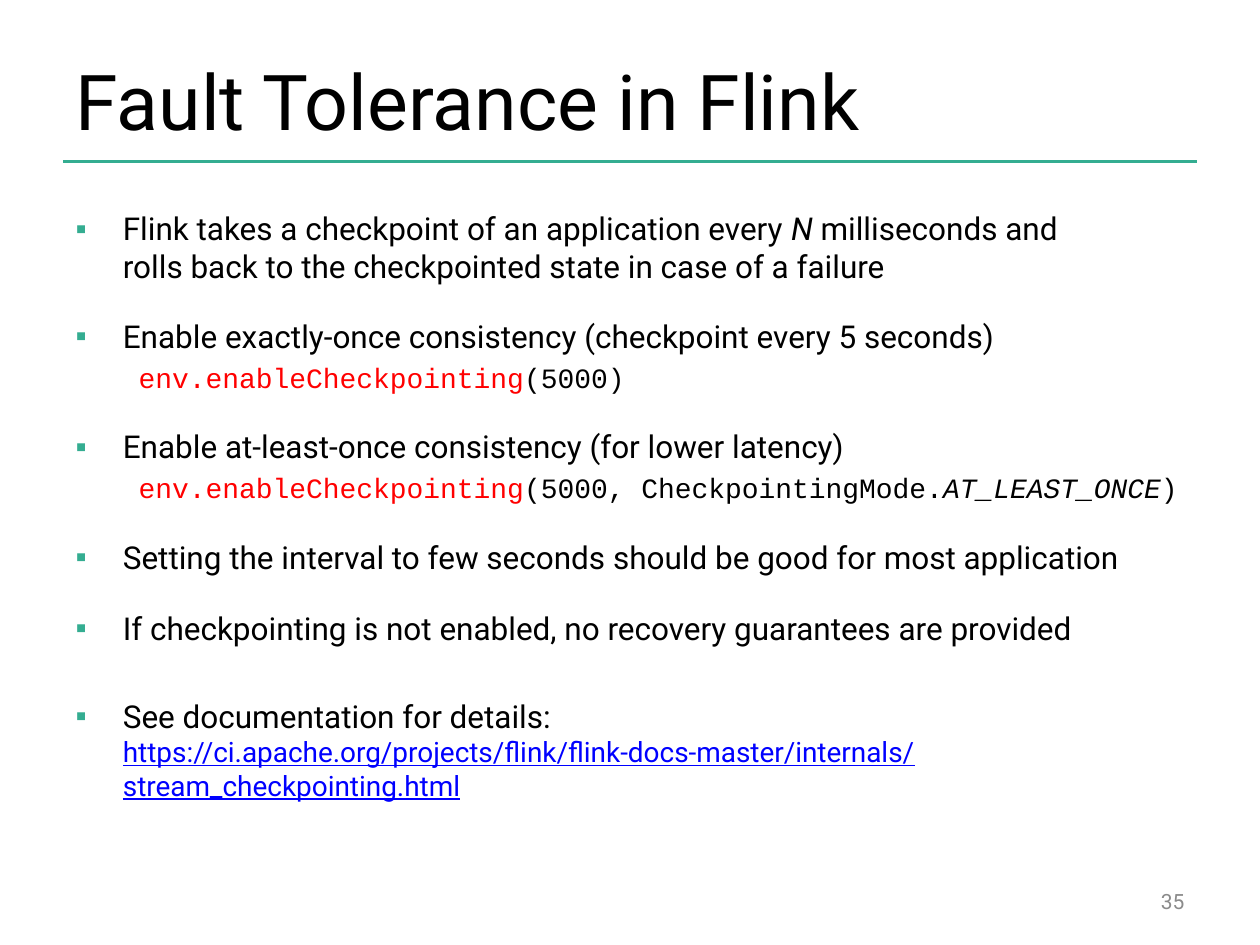
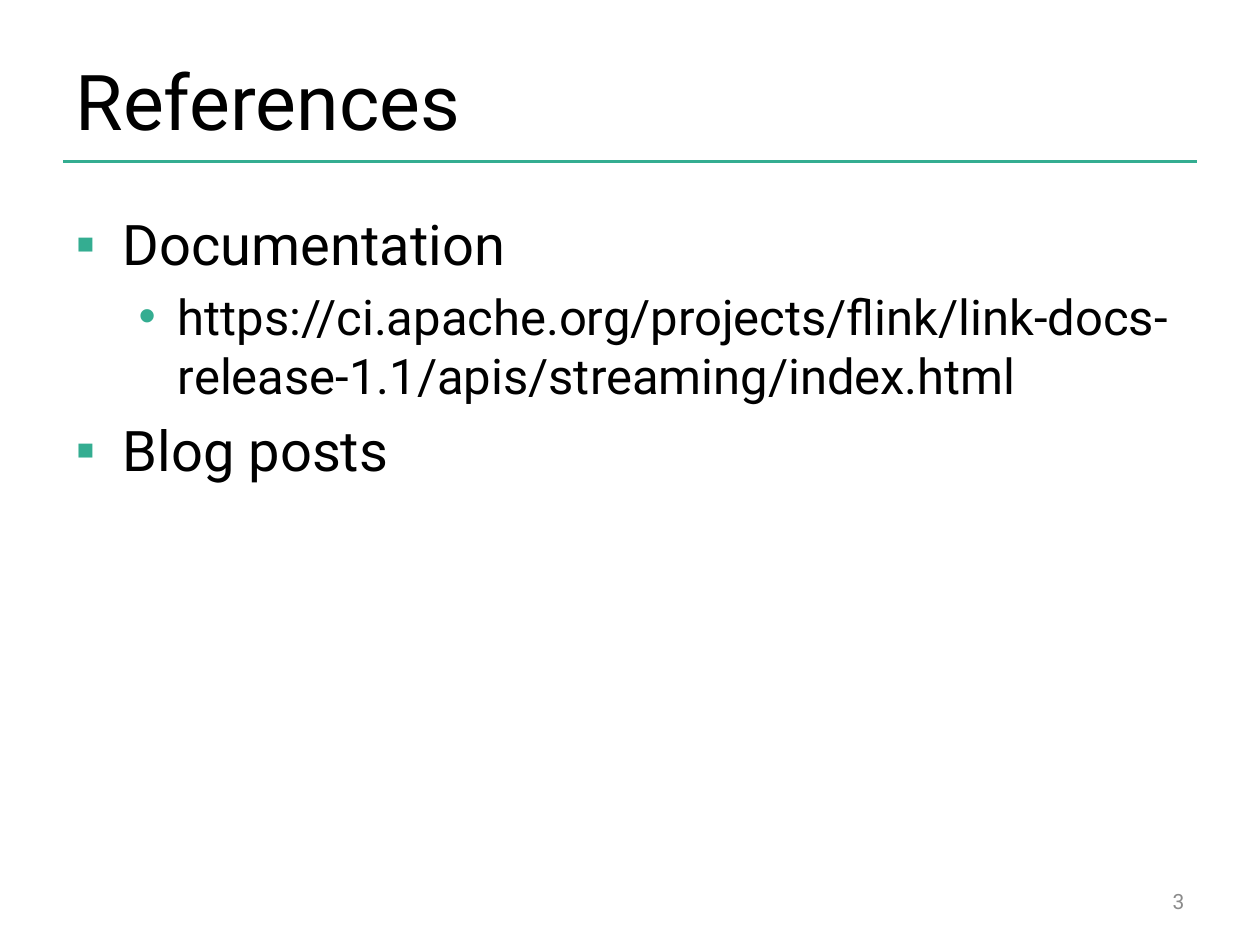
Before and after one commit to dataArtisans/flink-training-web, a slide deck: slide 3 of slides/flink_stream_basics.pptx (slide 35 before the commit). Drawn at 1260x945 pixels with LibreOffice and Linux fonts; fonts in the diff are those of the drawing; background and template pictures are left out. Boxes give left, top, right and bottom in pixels: in the first picture for what was removed or moved away, otherwise in the second. Text is boxed around its words. In the diff, an @@ line names an element or a change of style, - is before the commit and + after.

```diff
--- a/slides/flink_stream_basics.pptx
+++ b/slides/flink_stream_basics.pptx
@@ title at (x1=76, y1=71, x2=460, y2=131): text changed @@
-Fault Tolerance in Flink
+References
@@ text at (x1=123, y1=224, x2=1168, y2=483): text changed; size 18 to 28 pt @@
-▪ Flink takes a checkpoint of an application every N milliseconds and
-  rolls back to the checkpointed state in case of a failure
-▪ Enable exactly-once consistency (checkpoint every 5 seconds)
-  env.enableCheckpointing(5000)
-▪ Enable at-least-once consistency (for lower latency)
-  env.enableCheckpointing(5000, CheckpointingMode.AT_LEAST_ONCE)
-▪ Setting the interval to few seconds should be good for most application
-▪ If checkpointing is not enabled, no recovery guarantees are provided
-▪ See documentation for details:
-  https://ci.apache.org/projects/flink/flink-docs-master/internals/stream_checkpointing.html
+▪ Documentation
+  • https://ci.apache.org/projects/flink/link-docs-release-1.1/apis/streaming/index.html
+▪ Blog posts
@@ page number at (x1=1173, y1=894, x2=1185, y2=909): text changed @@
-35
+3
```
Also in this commit, not shown: 2 other slides changed, 16 slides added, 13 slides removed, 10 other files.
